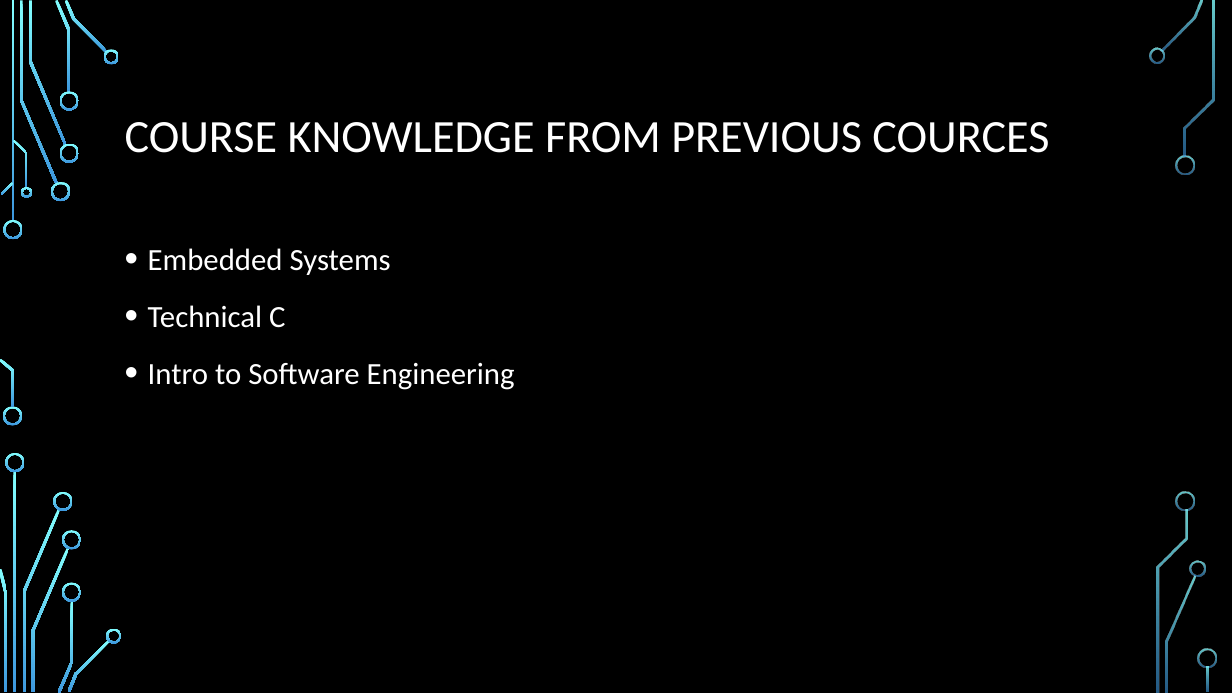
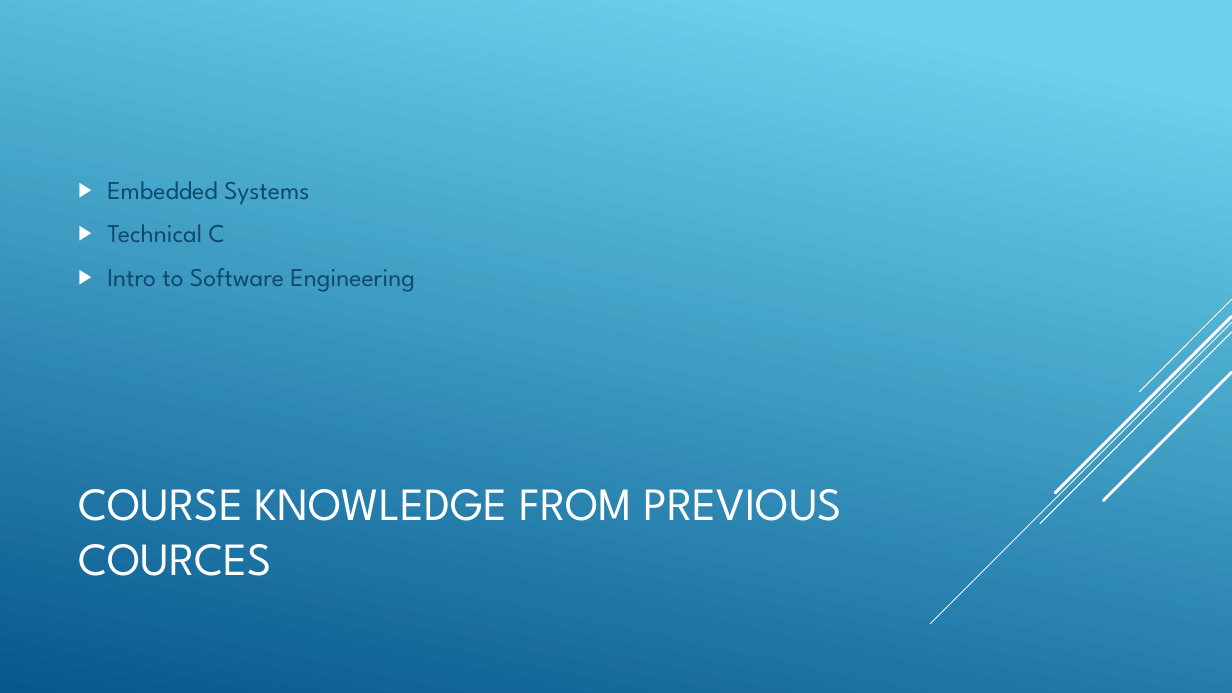
Before and after one commit to junedacaya/L-wingSolarPanelInteractiveDisplay, a slide deck: slide 9 of Documentation/Solar controller.pptx. Drawn at 1232x693 pixels with LibreOffice and Linux fonts; fonts in the diff are those of the drawing; background and template pictures are left out. Boxes give left, top, right and bottom in pixels: in the first picture for what was removed or moved away, otherwise in the second. Text is boxed around its words. In the diff, an @@ line names an element or a change of style, - is before the commit and + after.

```diff
--- a/Documentation/Solar controller.pptx
+++ b/Documentation/Solar controller.pptx
@@ background picture (left out) to gradient #6ED2EB to #06588E @@
@@ text "Embedded Systems" moved from (x1=148, y1=248, x2=515, y2=390) to (x1=107, y1=181, x2=415, y2=292) @@
@@ text "Embedded Systems" at (x1=107, y1=181, x2=415, y2=292): size 24 to 20 pt, font Calibri to League Spartan, text colour #FFFFFF to #0F496F; bullet • to ▶; line spacing 1.2 to 1; vertical alignment top to middle @@
@@ group added at (x1=931, y1=299, x2=1232, y2=624): 5 lines @@
@@ title "COURSE KNOWLEDGE FROM PREVIOUS COURCES" moved from (x1=125, y1=122, x2=1049, y2=153) to (x1=78, y1=489, x2=842, y2=576) @@
@@ title "COURSE KNOWLEDGE FROM PREVIOUS COURCES" at (x1=78, y1=489, x2=842, y2=576): font Calibri to League Spartan; line spacing 0.9 to 1 @@
@@ group removed at (x1=0, y1=0, x2=1217, y2=693): 33 freeform shapes, 3 rectangles @@
```
Also in this commit, not shown: 9 other slides changed.
